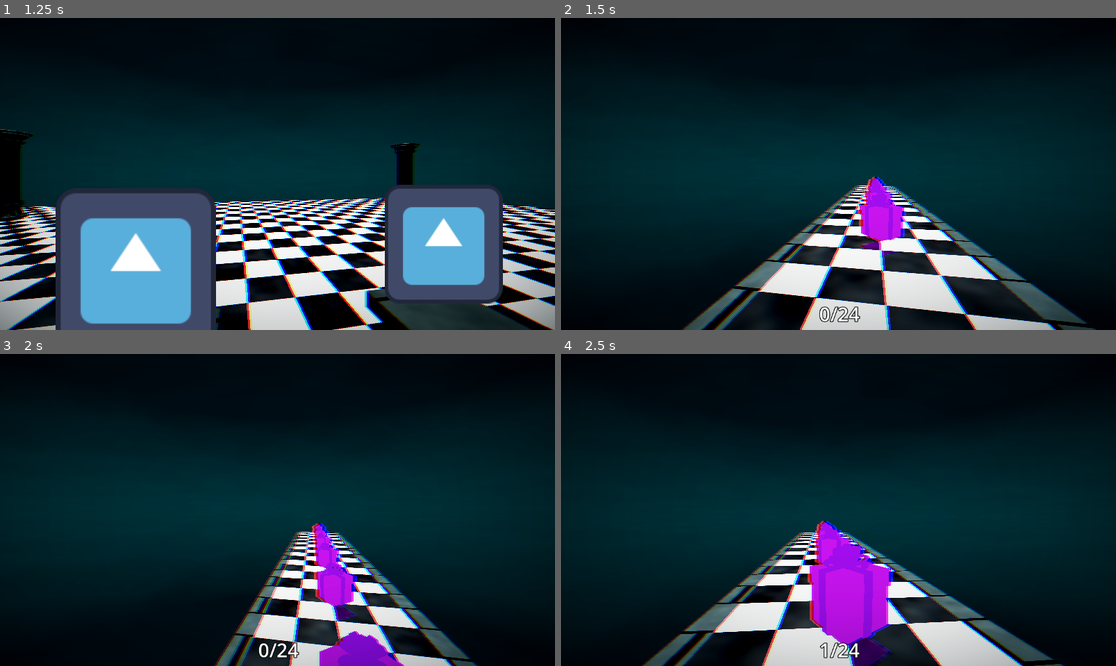
Above: before the commit, frames 1-4 (two rows, left to right).
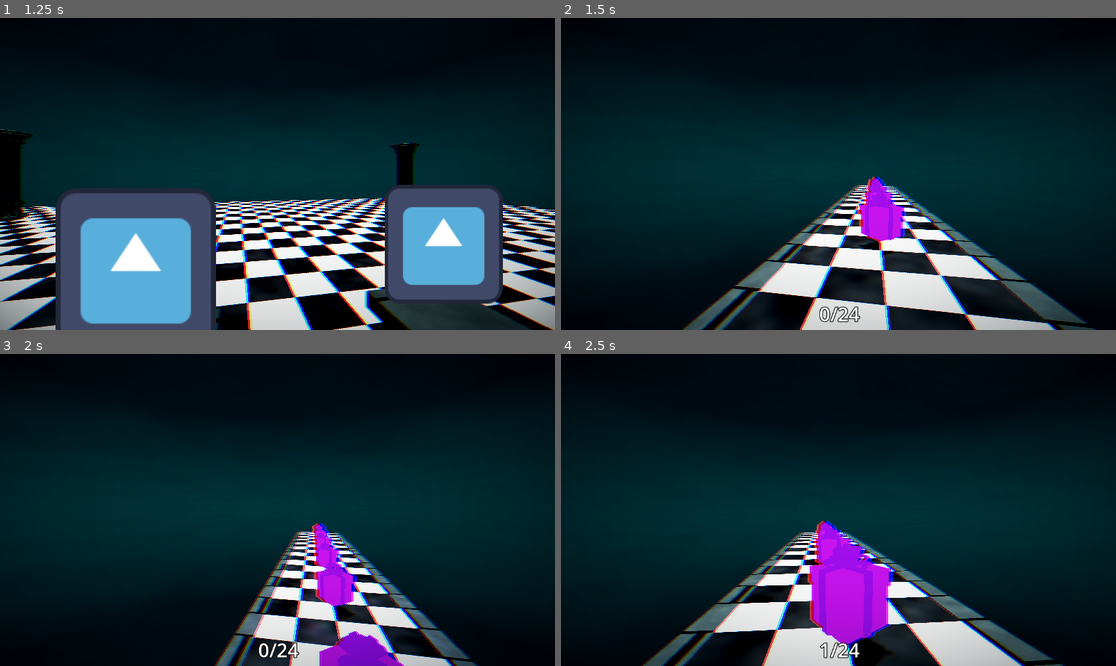
Above: after the commit, the same moments.

Repository: moonwavestudios/Voidscape
Game: Godot game, scene res://main.tscn
Two runs of this game, one before a commit and one after it. Both use one fixed random seed, a clock stepped at 60 frames per second and the inputs below. The engine's default icon, where the game draws it, is replaced by a stand-in: a white triangle on a blue panel in a dark square.
Inputs (mouse positions are in pixels of both pictures, inside the frame that each line leads up to):
- Up to frame 1 (1.25 s): tap Enter (ui_accept) at 0.5, 0.77 s; move the mouse to (305, 174) at 0.52 s; hold Up (ui_up) from 0.53 s (still down); tap E (dash) at 0.6 s
- Up to frame 2 (1.5 s): keep holding Up (ui_up); tap F (interact) at 1.25, 1.35 s; move the mouse to (810, 174) at 1.27 s
- Up to frame 3 (2 s): keep holding Up (ui_up); tap Enter (ui_accept) at 1.52 s
- Up to frame 4 (2.5 s): keep holding Up (ui_up); move the mouse to (849, 503) at 2.02 s; tap E (dash) at 2.1 s

Frame 1 is identical in both runs. In frame 2, 0.2% of the frame differs, in the area x 53-90%, y 55-100%; in frame 3, 0.2%; in frame 4, 0.5%, in the area x 51-84%, y 59-100%.

Commit message:
finished world 6

Diff:
--- a/scenes/gifts.tscn
+++ b/scenes/gifts.tscn
@@ -12,6 +12,7 @@
 shape = SubResource("BoxShape3D_56tqj")
 
 [node name="OmniLight3D" type="OmniLight3D" parent="." unique_id=1692006056]
+transform = Transform3D(1, 0, 0, 0, 1, 0, 0, 0, 1, 0, -0.79780674, 0)
 light_color = Color(0.8, 0, 1, 1)
 light_energy = 5.0
 shadow_enabled = true
--- a/scenes/world_6.tscn
+++ b/scenes/world_6.tscn
@@ -587,5 +587,296 @@
 [node name="gifts3" parent="." unique_id=326554766 instance=ExtResource("4_60jp7")]
 transform = Transform3D(1, 0, 0, 0, 1, 0, 0, 0, 1, 12.055537, 1.4742589, 0)
 
+[node name="gifts4" parent="." unique_id=1902576772 instance=ExtResource("4_60jp7")]
+transform = Transform3D(1, 0, 0, 0, 1, 0, 0, 0, 1, 15.535268, 1.4742589, 0)
+
+[node name="gifts5" parent="." unique_id=1638795164 instance=ExtResource("4_60jp7")]
+transform = Transform3D(1, 0, 0, 0, 1, 0, 0, 0, 1, 19.012943, 1.4742589, 0)
+
+[node name="gifts6" parent="." unique_id=1172566131 instance=ExtResource("4_60jp7")]
+transform = Transform3D(1, 0, 0, 0, 1, 0, 0, 0, 1, 22.274258, 1.4742589, 0)
+
+[node name="gifts7" parent="." unique_id=336056021 instance=ExtResource("4_60jp7")]
+transform = Transform3D(1, 0, 0, 0, 1, 0, 0, 0, 1, 26.006107, 1.4742589, 0)
+
+[node name="gifts8" parent="." unique_id=451824828 instance=ExtResource("4_60jp7")]
+transform = Transform3D(1, 0, 0, 0, 1, 0, 0, 0, 1, 29.483782, 1.4742589, 0)
+
+[node name="gifts9" parent="." unique_id=381043151 instance=ExtResource("4_60jp7")]
+transform = Transform3D(1, 0, 0, 0, 1, 0, 0, 0, 1, 32.745094, 1.4742589, 0)
+
+[node name="gifts10" parent="." unique_id=403665611 instance=ExtResource("4_60jp7")]
+transform = Transform3D(1, 0, 0, 0, 1, 0, 0, 0, 1, 36.955017, 1.4742589, 0)
+
+[node name="gifts29" parent="." unique_id=1297464659 instance=ExtResource("4_60jp7")]
+transform = Transform3D(1, 0, 0, 0, 1, 0, 0, 0, 1, 36.533405, 0.9828098, -11.488194)
+
+[node name="gifts30" parent="." unique_id=1255727039 instance=ExtResource("4_60jp7")]
+transform = Transform3D(1, 0, 0, 0, 1, 0, 0, 0, 1, 31.77501, 0.9828098, -11.488194)
+
+[node name="gifts31" parent="." unique_id=406568251 instance=ExtResource("4_60jp7")]
+transform = Transform3D(1, 0, 0, 0, 1, 0, 0, 0, 1, 31.77501, 1.446686, -21.258297)
+
+[node name="gifts32" parent="." unique_id=777252458 instance=ExtResource("4_60jp7")]
+transform = Transform3D(1, 0, 0, 0, 1, 0, 0, 0, 1, 36.918575, 1.446686, -21.258297)
+
+[node name="gifts33" parent="." unique_id=826576400 instance=ExtResource("4_60jp7")]
+transform = Transform3D(1, 0, 0, 0, 1, 0, 0, 0, 1, 36.918575, 1.446686, -26.359)
+
+[node name="gifts34" parent="." unique_id=1333456145 instance=ExtResource("4_60jp7")]
+transform = Transform3D(1, 0, 0, 0, 1, 0, 0, 0, 1, 36.918575, 1.446686, -31.557049)
+
+[node name="gifts35" parent="." unique_id=142563285 instance=ExtResource("4_60jp7")]
+transform = Transform3D(1, 0, 0, 0, 1, 0, 0, 0, 1, 31.54311, 1.446686, -31.557049)
+
+[node name="gifts36" parent="." unique_id=1501396843 instance=ExtResource("4_60jp7")]
+transform = Transform3D(1, 0, 0, 0, 1, 0, 0, 0, 1, 31.54311, 1.446686, -27.004671)
+
+[node name="gifts37" parent="." unique_id=2036521740 instance=ExtResource("4_60jp7")]
+transform = Transform3D(1, 0, 0, 0, 1, 0, 0, 0, 1, 25.841137, 1.446686, -27.004671)
+
+[node name="gifts38" parent="." unique_id=1628263375 instance=ExtResource("4_60jp7")]
+transform = Transform3D(1, 0, 0, 0, 1, 0, 0, 0, 1, 21.94413, 1.446686, -27.004671)
+
+[node name="gifts39" parent="." unique_id=260898775 instance=ExtResource("4_60jp7")]
+transform = Transform3D(1, 0, 0, 0, 1, 0, 0, 0, 1, 17.935705, 1.446686, -27.004671)
+
+[node name="gifts40" parent="." unique_id=1725159998 instance=ExtResource("4_60jp7")]
+transform = Transform3D(1, 0, 0, 0, 1, 0, 0, 0, 1, 14.648785, 1.446686, -27.004671)
+
+[node name="gifts41" parent="." unique_id=674233982 instance=ExtResource("4_60jp7")]
+transform = Transform3D(1, 0, 0, 0, 1, 0, 0, 0, 1, 10.609728, 1.446686, -27.004671)
+
+[node name="gifts42" parent="." unique_id=506236522 instance=ExtResource("4_60jp7")]
+transform = Transform3D(1, 0, 0, 0, 1, 0, 0, 0, 1, 6.281213, 1.446686, -27.004671)
+
+[node name="gifts43" parent="." unique_id=25443061 instance=ExtResource("4_60jp7")]
+transform = Transform3D(1, 0, 0, 0, 1, 0, 0, 0, 1, 1.7371807, 1.446686, -27.004671)
+
+[node name="gifts45" parent="." unique_id=70746997 instance=ExtResource("4_60jp7")]
+transform = Transform3D(1, 0, 0, 0, 1, 0, 0, 0, 1, 0.023523092, 1.446686, -23.52913)
+
+[node name="gifts46" parent="." unique_id=1187637581 instance=ExtResource("4_60jp7")]
+transform = Transform3D(1, 0, 0, 0, 1, 0, 0, 0, 1, 0.023523092, 1.446686, -19.514875)
+
+[node name="gifts47" parent="." unique_id=1421897334 instance=ExtResource("4_60jp7")]
+transform = Transform3D(1, 0, 0, 0, 1, 0, 0, 0, 1, 0.023523092, 1.446686, -15.823355)
+
+[node name="gifts48" parent="." unique_id=1644727960 instance=ExtResource("4_60jp7")]
+transform = Transform3D(1, 0, 0, 0, 1, 0, 0, 0, 1, 0.023523092, 1.446686, -11.844202)
+
+[node name="gifts49" parent="." unique_id=302213823 instance=ExtResource("4_60jp7")]
+transform = Transform3D(1, 0, 0, 0, 1, 0, 0, 0, 1, 0.023523092, 1.446686, -7.1136465)
+
+[node name="gifts50" parent="." unique_id=1741562760 instance=ExtResource("4_60jp7")]
+transform = Transform3D(1, 0, 0, 0, 1, 0, 0, 0, 1, 0.023523092, 1.446686, -3.533741)
+
+[node name="gifts80" parent="." unique_id=1888910040 instance=ExtResource("4_60jp7")]
+transform = Transform3D(1, 0, 0, 0, 1, 0, 0, 0, 1, 0.023523092, 1.446686, 3.8927212)
+
+[node name="gifts81" parent="." unique_id=949840154 instance=ExtResource("4_60jp7")]
+transform = Transform3D(1, 0, 0, 0, 1, 0, 0, 0, 1, 0.023523092, 1.446686, 6.7408314)
+
+[node name="gifts82" parent="." unique_id=1196057084 instance=ExtResource("4_60jp7")]
+transform = Transform3D(1, 0, 0, 0, 1, 0, 0, 0, 1, 0.023523092, 1.446686, 10.168569)
+
+[node name="gifts83" parent="." unique_id=49310181 instance=ExtResource("4_60jp7")]
+transform = Transform3D(1, 0, 0, 0, 1, 0, 0, 0, 1, 0.023523092, 1.446686, 13.86052)
+
+[node name="gifts84" parent="." unique_id=1023499330 instance=ExtResource("4_60jp7")]
+transform = Transform3D(1, 0, 0, 0, 1, 0, 0, 0, 1, 0.023523092, 1.446686, 18.069378)
+
+[node name="gifts85" parent="." unique_id=548345192 instance=ExtResource("4_60jp7")]
+transform = Transform3D(1, 0, 0, 0, 1, 0, 0, 0, 1, 0.023523092, 1.446686, 21.907087)
+
+[node name="gifts86" parent="." unique_id=261440029 instance=ExtResource("4_60jp7")]
+transform = Transform3D(1, 0, 0, 0, 1, 0, 0, 0, 1, 0.023523092, 1.446686, 26.35235)
+
+[node name="gifts87" parent="." unique_id=250096201 instance=ExtResource("4_60jp7")]
+transform = Transform3D(1, 0, 0, 0, 1, 0, 0, 0, 1, -4.2446384, 1.446686, 26.35235)
+
+[node name="gifts88" parent="." unique_id=1967662192 instance=ExtResource("4_60jp7")]
+transform = Transform3D(1, 0, 0, 0, 1, 0, 0, 0, 1, -8.796229, 1.446686, 26.35235)
+
+[node name="gifts89" parent="." unique_id=1133998693 instance=ExtResource("4_60jp7")]
+transform = Transform3D(1, 0, 0, 0, 1, 0, 0, 0, 1, -12.8033695, 1.446686, 26.35235)
+
+[node name="gifts90" parent="." unique_id=1692312342 instance=ExtResource("4_60jp7")]
+transform = Transform3D(1, 0, 0, 0, 1, 0, 0, 0, 1, -17.212545, 1.446686, 26.35235)
+
+[node name="gifts91" parent="." unique_id=28880299 instance=ExtResource("4_60jp7")]
+transform = Transform3D(1, 0, 0, 0, 1, 0, 0, 0, 1, -21.055319, 1.446686, 26.35235)
+
+[node name="gifts92" parent="." unique_id=600177708 instance=ExtResource("4_60jp7")]
+transform = Transform3D(1, 0, 0, 0, 1, 0, 0, 0, 1, -25.576017, 1.446686, 26.35235)
+
+[node name="gifts93" parent="." unique_id=1562759353 instance=ExtResource("4_60jp7")]
+transform = Transform3D(1, 0, 0, 0, 1, 0, 0, 0, 1, -30.329313, 1.446686, 26.35235)
+
+[node name="gifts94" parent="." unique_id=1840376742 instance=ExtResource("4_60jp7")]
+transform = Transform3D(1, 0, 0, 0, 1, 0, 0, 0, 1, -30.329313, 1.446686, 31.697107)
+
+[node name="gifts95" parent="." unique_id=331578783 instance=ExtResource("4_60jp7")]
+transform = Transform3D(1, 0, 0, 0, 1, 0, 0, 0, 1, -34.014793, 1.446686, 31.697107)
+
+[node name="gifts96" parent="." unique_id=379813914 instance=ExtResource("4_60jp7")]
+transform = Transform3D(1, 0, 0, 0, 1, 0, 0, 0, 1, -37.175495, 1.446686, 31.697107)
+
+[node name="gifts97" parent="." unique_id=827702660 instance=ExtResource("4_60jp7")]
+transform = Transform3D(1, 0, 0, 0, 1, 0, 0, 0, 1, -37.175495, 1.446686, 26.276197)
+
+[node name="gifts98" parent="." unique_id=584382815 instance=ExtResource("4_60jp7")]
+transform = Transform3D(1, 0, 0, 0, 1, 0, 0, 0, 1, -37.175495, 1.446686, 21.691393)
+
+[node name="gifts99" parent="." unique_id=1246093857 instance=ExtResource("4_60jp7")]
+transform = Transform3D(1, 0, 0, 0, 1, 0, 0, 0, 1, -33.764454, 1.446686, 21.691393)
+
+[node name="gifts100" parent="." unique_id=683978875 instance=ExtResource("4_60jp7")]
+transform = Transform3D(1, 0, 0, 0, 1, 0, 0, 0, 1, -30.11176, 1.446686, 21.691393)
+
+[node name="gifts11" parent="." unique_id=307852913 instance=ExtResource("4_60jp7")]
+transform = Transform3D(1, 0, 0, 0, 1, 0, 0, 0, 1, 40.432693, 1.4742589, 0)
+
+[node name="gifts12" parent="." unique_id=1826496943 instance=ExtResource("4_60jp7")]
+transform = Transform3D(1, 0, 0, 0, 1, 0, 0, 0, 1, 43.694004, 1.4742589, 0)
+
+[node name="gifts13" parent="." unique_id=1447761315 instance=ExtResource("4_60jp7")]
+transform = Transform3D(1, 0, 0, 0, 1, 0, 0, 0, 1, 47.9467, 1.4742589, 0)
+
+[node name="gifts14" parent="." unique_id=921506716 instance=ExtResource("4_60jp7")]
+transform = Transform3D(1, 0, 0, 0, 1, 0, 0, 0, 1, 51.424377, 1.4742589, 0)
+
+[node name="gifts15" parent="." unique_id=1128088521 instance=ExtResource("4_60jp7")]
+transform = Transform3D(1, 0, 0, 0, 1, 0, 0, 0, 1, 54.685688, 1.4742589, 0)
+
+[node name="gifts16" parent="." unique_id=1511775228 instance=ExtResource("4_60jp7")]
+transform = Transform3D(1, 0, 0, 0, 1, 0, 0, 0, 1, 58.286095, 1.4742589, 0)
+
+[node name="gifts17" parent="." unique_id=1576535610 instance=ExtResource("4_60jp7")]
+transform = Transform3D(1, 0, 0, 0, 1, 0, 0, 0, 1, 61.76377, 1.4742589, 0)
+
+[node name="gifts18" parent="." unique_id=394222651 instance=ExtResource("4_60jp7")]
+transform = Transform3D(1, 0, 0, 0, 1, 0, 0, 0, 1, 65.02508, 1.4742589, 0)
+
+[node name="gifts19" parent="." unique_id=1968403767 instance=ExtResource("4_60jp7")]
+transform = Transform3D(1, 0, 0, 0, 1, 0, 0, 0, 1, 68.56806, 1.4742589, 0)
+
+[node name="gifts20" parent="." unique_id=602678335 instance=ExtResource("4_60jp7")]
+transform = Transform3D(1, 0, 0, 0, 1, 0, 0, 0, 1, 72.04574, 1.4742589, 0)
+
+[node name="gifts21" parent="." unique_id=770322399 instance=ExtResource("4_60jp7")]
+transform = Transform3D(1, 0, 0, 0, 1, 0, 0, 0, 1, 75.307045, 1.4742589, 0)
+
+[node name="gifts22" parent="." unique_id=2090684784 instance=ExtResource("4_60jp7")]
+transform = Transform3D(1, 0, 0, 0, 1, 0, 0, 0, 1, 79.87554, 1.4742589, 0)
+
+[node name="gifts23" parent="." unique_id=1438532436 instance=ExtResource("4_60jp7")]
+transform = Transform3D(1, 0, 0, 0, 1, 0, 0, 0, 1, 83.35322, 1.4742589, 0)
+
+[node name="gifts24" parent="." unique_id=1230088570 instance=ExtResource("4_60jp7")]
+transform = Transform3D(1, 0, 0, 0, 1, 0, 0, 0, 1, 86.614525, 1.4742589, 0)
+
+[node name="gifts25" parent="." unique_id=834184758 instance=ExtResource("4_60jp7")]
+transform = Transform3D(1, 0, 0, 0, 1, 0, 0, 0, 1, 90.48258, 1.4742589, 0)
+
+[node name="gifts26" parent="." unique_id=531078262 instance=ExtResource("4_60jp7")]
+transform = Transform3D(1, 0, 0, 0, 1, 0, 0, 0, 1, 93.96026, 1.4742589, 0)
+
+[node name="gifts27" parent="." unique_id=2025348625 instance=ExtResource("4_60jp7")]
+transform = Transform3D(1, 0, 0, 0, 1, 0, 0, 0, 1, 97.221565, 1.4742589, 0)
+
+[node name="gifts28" parent="." unique_id=414180777 instance=ExtResource("4_60jp7")]
+transform = Transform3D(1, 0, 0, 0, 1, 0, 0, 0, 1, 100.88265, 1.4742589, 0)
+
+[node name="gifts44" parent="." unique_id=733869246 instance=ExtResource("4_60jp7")]
+transform = Transform3D(1, 0, 0, 0, 1, 0, 0, 0, 1, -100.94892, 1.4742589, 0)
+
+[node name="gifts51" parent="." unique_id=905057381 instance=ExtResource("4_60jp7")]
+transform = Transform3D(1, 0, 0, 0, 1, 0, 0, 0, 1, -97.471245, 1.4742589, 0)
+
+[node name="gifts52" parent="." unique_id=447306456 instance=ExtResource("4_60jp7")]
+transform = Transform3D(1, 0, 0, 0, 1, 0, 0, 0, 1, -94.20994, 1.4742589, 0)
+
+[node name="gifts53" parent="." unique_id=818474677 instance=ExtResource("4_60jp7")]
+transform = Transform3D(1, 0, 0, 0, 1, 0, 0, 0, 1, -90.7302, 1.4742589, 0)
+
+[node name="gifts54" parent="." unique_id=896124594 instance=ExtResource("4_60jp7")]
+transform = Transform3D(1, 0, 0, 0, 1, 0, 0, 0, 1, -87.252525, 1.4742589, 0)
+
+[node name="gifts55" parent="." unique_id=1731652879 instance=ExtResource("4_60jp7")]
+transform = Transform3D(1, 0, 0, 0, 1, 0, 0, 0, 1, -83.99122, 1.4742589, 0)
+
+[node name="gifts56" parent="." unique_id=95248853 instance=ExtResource("4_60jp7")]
+transform = Transform3D(1, 0, 0, 0, 1, 0, 0, 0, 1, -80.25936, 1.4742589, 0)
+
+[node name="gifts57" parent="." unique_id=1711513825 instance=ExtResource("4_60jp7")]
+transform = Transform3D(1, 0, 0, 0, 1, 0, 0, 0, 1, -76.78169, 1.4742589, 0)
+
+[node name="gifts58" parent="." unique_id=1601416470 instance=ExtResource("4_60jp7")]
+transform = Transform3D(1, 0, 0, 0, 1, 0, 0, 0, 1, -73.52038, 1.4742589, 0)
+
+[node name="gifts59" parent="." unique_id=613586769 instance=ExtResource("4_60jp7")]
+transform = Transform3D(1, 0, 0, 0, 1, 0, 0, 0, 1, -69.310455, 1.4742589, 0)
+
+[node name="gifts60" parent="." unique_id=636972272 instance=ExtResource("4_60jp7")]
+transform = Transform3D(1, 0, 0, 0, 1, 0, 0, 0, 1, -65.83278, 1.4742589, 0)
+
+[node name="gifts61" parent="." unique_id=1139467879 instance=ExtResource("4_60jp7")]
+transform = Transform3D(1, 0, 0, 0, 1, 0, 0, 0, 1, -62.571465, 1.4742589, 0)
+
+[node name="gifts62" parent="." unique_id=1548832654 instance=ExtResource("4_60jp7")]
+transform = Transform3D(1, 0, 0, 0, 1, 0, 0, 0, 1, -58.31877, 1.4742589, 0)
+
+[node name="gifts63" parent="." unique_id=1518850740 instance=ExtResource("4_60jp7")]
+transform = Transform3D(1, 0, 0, 0, 1, 0, 0, 0, 1, -54.841095, 1.4742589, 0)
+
+[node name="gifts64" parent="." unique_id=1763704301 instance=ExtResource("4_60jp7")]
+transform = Transform3D(1, 0, 0, 0, 1, 0, 0, 0, 1, -51.57978, 1.4742589, 0)
+
+[node name="gifts65" parent="." unique_id=1639087115 instance=ExtResource("4_60jp7")]
+transform = Transform3D(1, 0, 0, 0, 1, 0, 0, 0, 1, -47.979378, 1.4742589, 0)
+
+[node name="gifts66" parent="." unique_id=1125741596 instance=ExtResource("4_60jp7")]
+transform = Transform3D(1, 0, 0, 0, 1, 0, 0, 0, 1, -44.5017, 1.4742589, 0)
+
+[node name="gifts67" parent="." unique_id=4425568 instance=ExtResource("4_60jp7")]
+transform = Transform3D(1, 0, 0, 0, 1, 0, 0, 0, 1, -41.240395, 1.4742589, 0)
+
+[node name="gifts68" parent="." unique_id=671116809 instance=ExtResource("4_60jp7")]
+transform = Transform3D(1, 0, 0, 0, 1, 0, 0, 0, 1, -37.69741, 1.4742589, 0)
+
+[node name="gifts78" parent="." unique_id=46283879 instance=ExtResource("4_60jp7")]
+transform = Transform3D(1, 0, 0, 0, 1, 0, 0, 0, 1, -36.00698, 1.4742589, 11.166838)
+
+[node name="gifts79" parent="." unique_id=837555733 instance=ExtResource("4_60jp7")]
+transform = Transform3D(1, 0, 0, 0, 1, 0, 0, 0, 1, -31.369232, 1.4742589, 11.166838)
+
+[node name="gifts69" parent="." unique_id=320578889 instance=ExtResource("4_60jp7")]
+transform = Transform3D(1, 0, 0, 0, 1, 0, 0, 0, 1, -34.219734, 1.4742589, 0)
+
+[node name="gifts70" parent="." unique_id=878142289 instance=ExtResource("4_60jp7")]
+transform = Transform3D(1, 0, 0, 0, 1, 0, 0, 0, 1, -30.958426, 1.4742589, 0)
+
+[node name="gifts71" parent="." unique_id=992195632 instance=ExtResource("4_60jp7")]
+transform = Transform3D(1, 0, 0, 0, 1, 0, 0, 0, 1, -26.389929, 1.4742589, 0)
+
+[node name="gifts72" parent="." unique_id=1151823580 instance=ExtResource("4_60jp7")]
+transform = Transform3D(1, 0, 0, 0, 1, 0, 0, 0, 1, -22.912252, 1.4742589, 0)
+
+[node name="gifts73" parent="." unique_id=1416522066 instance=ExtResource("4_60jp7")]
+transform = Transform3D(1, 0, 0, 0, 1, 0, 0, 0, 1, -19.650946, 1.4742589, 0)
+
+[node name="gifts74" parent="." unique_id=168194921 instance=ExtResource("4_60jp7")]
+transform = Transform3D(1, 0, 0, 0, 1, 0, 0, 0, 1, -15.782888, 1.4742589, 0)
+
+[node name="gifts75" parent="." unique_id=2041793908 instance=ExtResource("4_60jp7")]
+transform = Transform3D(1, 0, 0, 0, 1, 0, 0, 0, 1, -12.305212, 1.4742589, 0)
+
+[node name="gifts76" parent="." unique_id=1179041141 instance=ExtResource("4_60jp7")]
+transform = Transform3D(1, 0, 0, 0, 1, 0, 0, 0, 1, -9.043905, 1.4742589, 0)
+
+[node name="gifts77" parent="." unique_id=1226828235 instance=ExtResource("4_60jp7")]
+transform = Transform3D(1, 0, 0, 0, 1, 0, 0, 0, 1, -5.382818, 1.4742589, 0)
+
 [node name="altar" parent="." unique_id=1265756253 instance=ExtResource("5_dpedx")]
 transform = Transform3D(1, 0, 0, 0, 1, 0, 0, 0, 1, -33.8412, 0, 25.95219)
